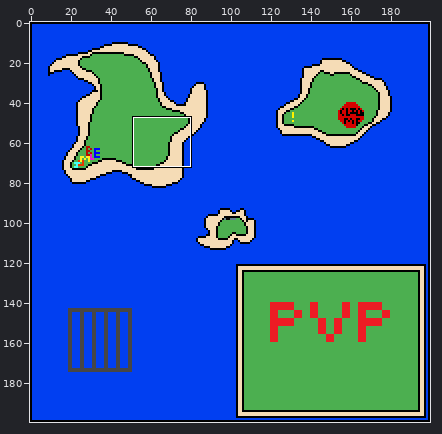
Two states of a sprite sheet, public/update/minimap.png. Above, an overview of the earlier version with the close-up marked.
Close-up. Old version:
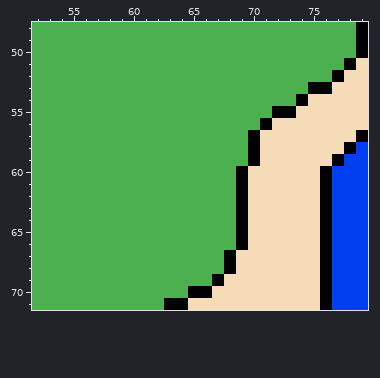
The file is 200x200 pixels. Shown: x 52..79, y 48..71.
The same view after the edit:
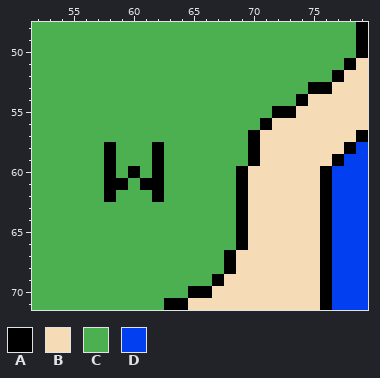
Palette (. is transparent): A #000000  B #f5dcb6  C #4caf50  D #013ff1
The author wrote: Minimap updated for whack a james
Changes in this commit:
{"y":58,"x":58,"old":"C","new":"A"}
{"y":58,"x":62,"old":"C","new":"A"}
{"y":59,"x":58,"old":"C","new":"A"}
{"y":59,"x":62,"old":"C","new":"A"}
{"y":60,"x":58,"old":"C","new":"A"}
{"y":60,"x":60,"old":"C","new":"A"}
{"y":60,"x":62,"old":"C","new":"A"}
{"y":61,"x":58,"old":"CC","new":"AA"}
{"y":61,"x":61,"old":"CC","new":"AA"}
{"y":62,"x":58,"old":"C","new":"A"}
{"y":62,"x":62,"old":"C","new":"A"}
